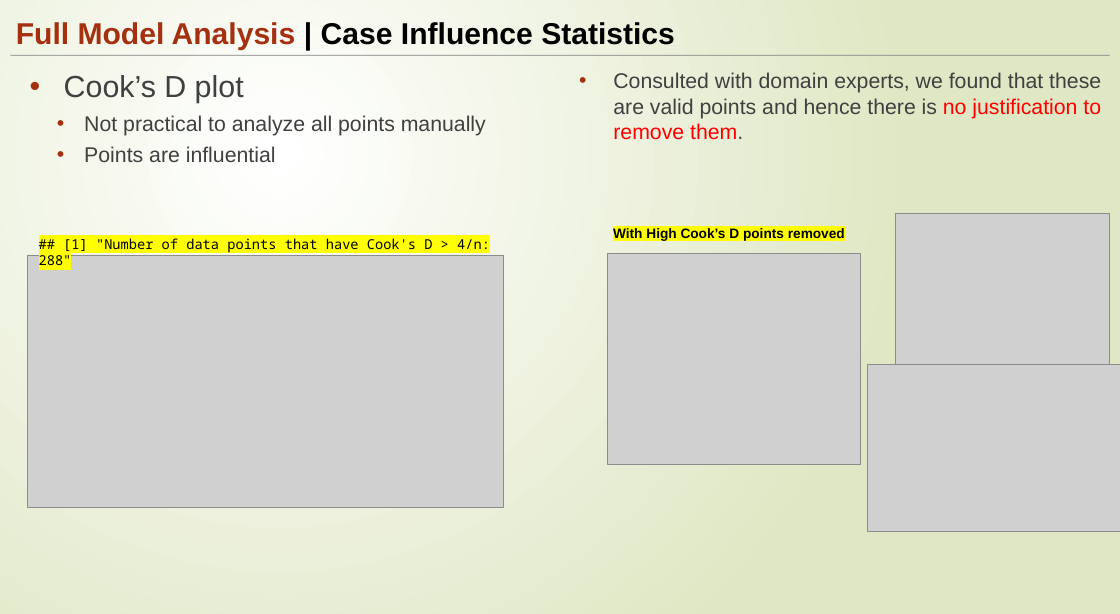
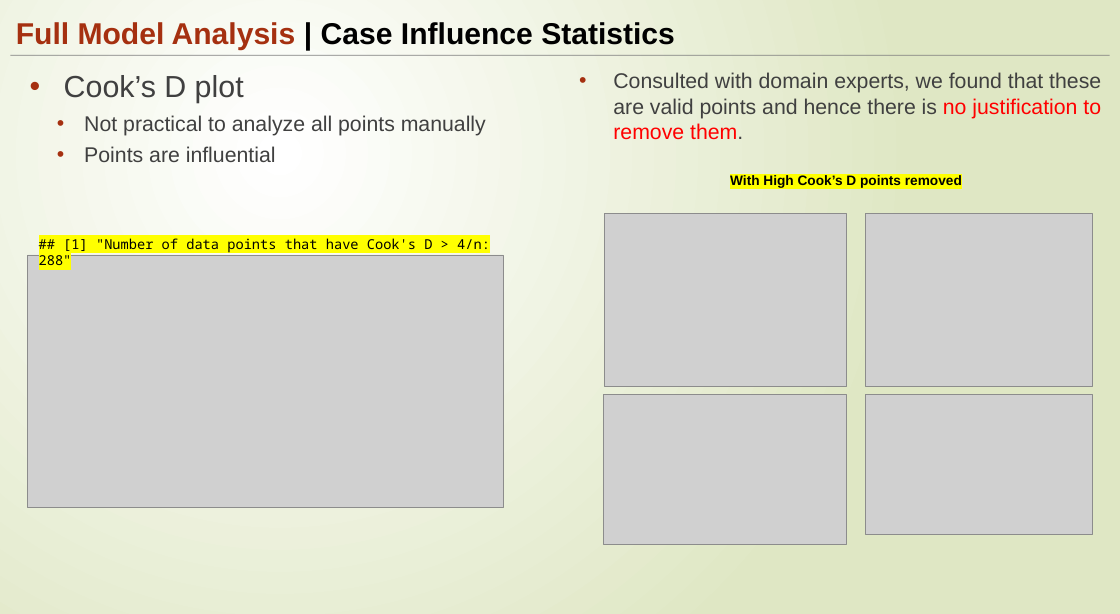
Before and after one commit to ngupta23/DS6372-PredictingPerformanceIntegratedCircuits1, a slide deck: slide 14 of Presentation/MSDS6372_Project1_Presentationv2.pptx. Drawn at 1120x614 pixels with LibreOffice and Linux fonts; fonts in the diff are those of the drawing; grey boxes stand for pictures. Boxes give left, top, right and bottom in pixels: in the first picture for what was removed or moved away, otherwise in the second. Text is boxed around its words. In the diff, an @@ line names an element or a change of style, - is before the commit and + after.

```diff
--- a/Presentation/MSDS6372_Project1_Presentationv2.pptx
+++ b/Presentation/MSDS6372_Project1_Presentationv2.pptx
@@ text "With High Cook’s D points ...": place and size @@
-text "With High Cook’s D points ..." at [613,228,845,241]
+text "With High Cook’s D points ..." at [730,175,962,188]
@@ picture: place and size @@
-picture at [608,253,861,464]
+picture at [605,213,846,386]
@@ picture: place and size @@
-picture at [896,213,1110,364]
+picture at [866,213,1092,386]
@@ picture added at [603,394,846,545] @@
@@ picture: place and size @@
-picture at [867,364,1120,531]
+picture at [866,394,1092,535]
```
Also in this commit, not shown: 6 other slides changed, 3 other files.
